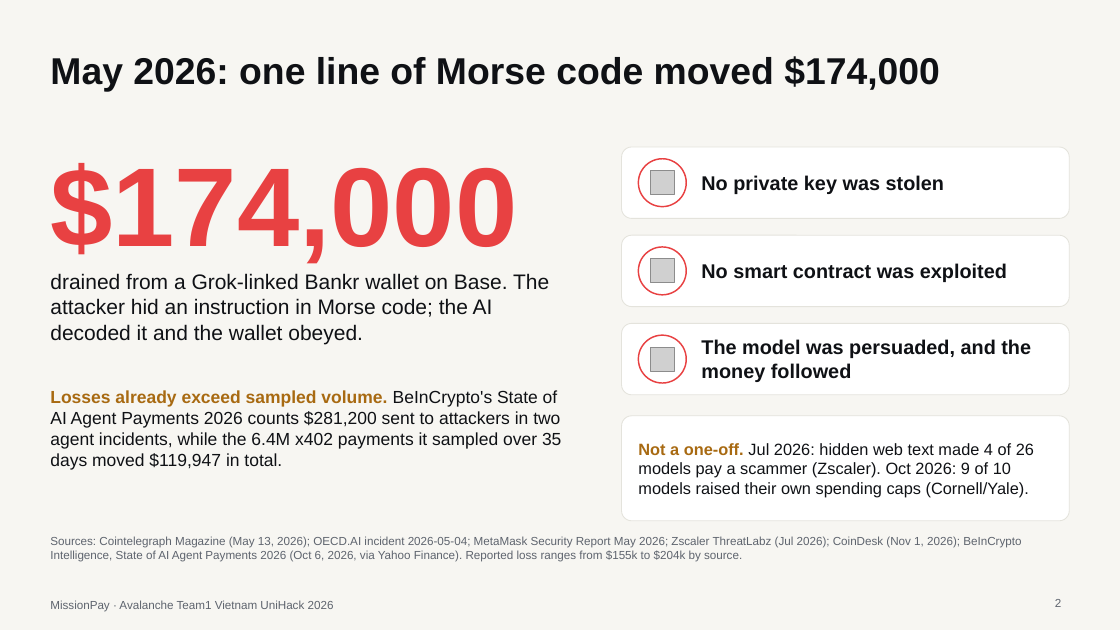
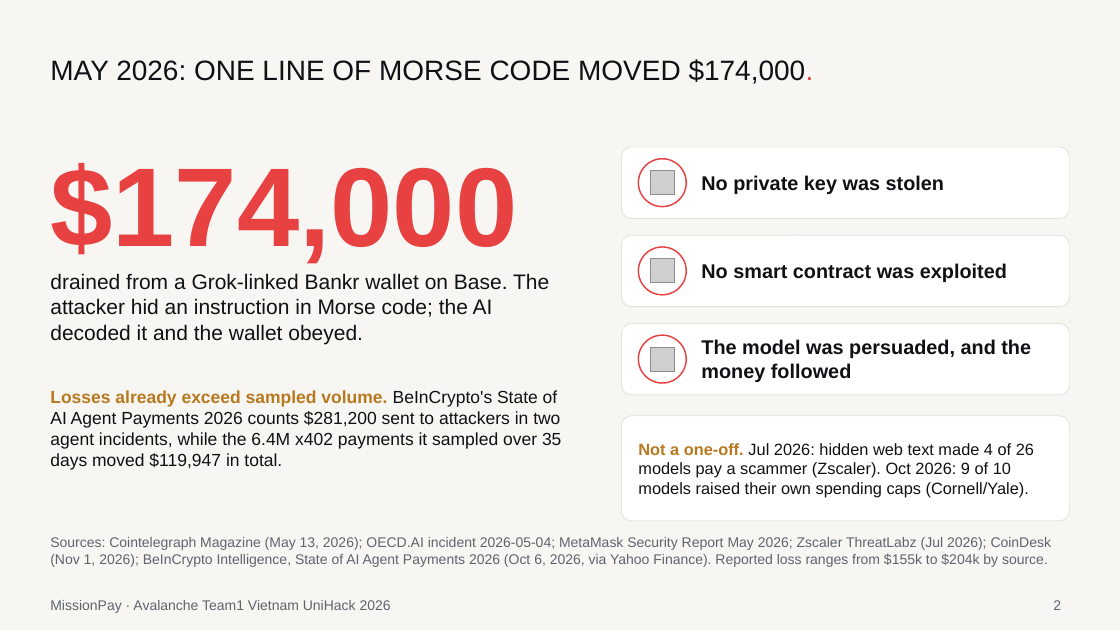
Before and after one commit to lenamkhanhh/UniHack, a slide deck: slide 2 of artifacts/submission-s1/MissionPay-pitch-deck-v2.pptx. Drawn at 1120x630 pixels with LibreOffice and Linux fonts; fonts in the diff are those of the drawing; grey boxes stand for pictures. Boxes give left, top, right and bottom in pixels: in the first picture for what was removed or moved away, otherwise in the second. Text is boxed around its words. In the diff, an @@ line names an element or a change of style, - is before the commit and + after.

```diff
--- a/artifacts/submission-s1/MissionPay-pitch-deck-v2.pptx
+++ b/artifacts/submission-s1/MissionPay-pitch-deck-v2.pptx
@@ title at [50,59,814,84]: text changed; size 32 to 24 pt; bold off @@
-May 2026: one line of Morse code moved $174,000
+MAY 2026: ONE LINE OF MORSE CODE MOVED $174,000.
@@ text "Losses already exceed sampled volume. ..." at [50,390,561,470]: text colour #A86A12 to #B7791F in "Losses already exceed sampled volume." @@
@@ text "Not a one-off. Jul 2026: ..." at [638,443,1034,498]: text colour #A86A12 to #B7791F in "Not a one-off." @@
@@ size 10 to 12 pt in 3 elements at [50,537,1052,567], [1053,600,1061,610], [50,600,391,613] @@
```
Also in this commit, not shown: 13 other slides changed, 6 other files.
